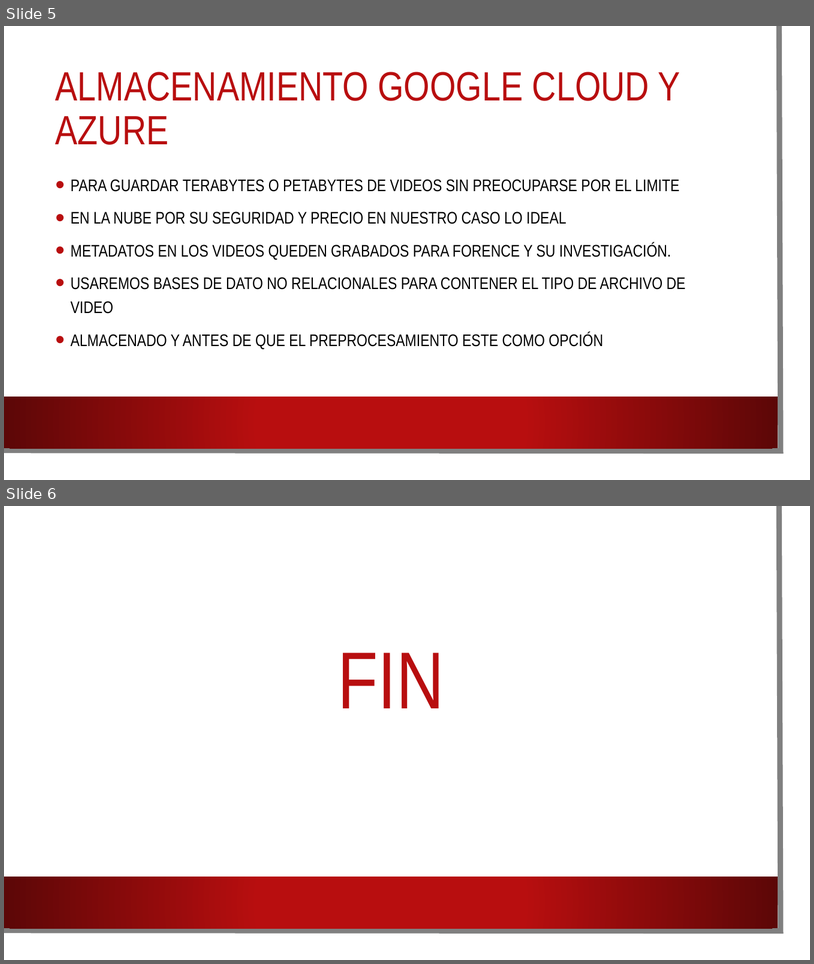
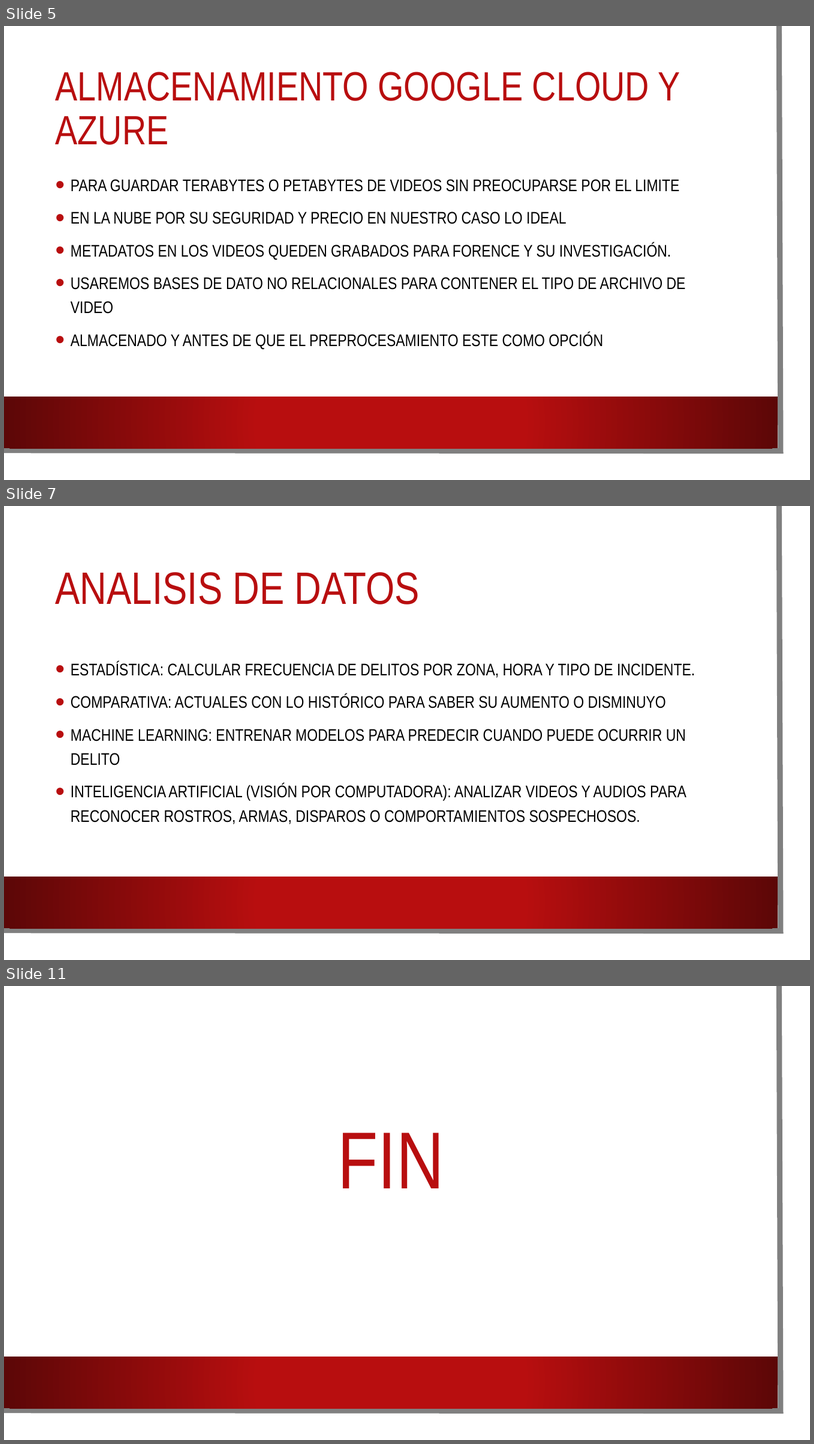
Before and after one commit to juanitoeldesastre/macrodatos, a slide deck: A02/A02.pptx. Shown one above the other, each under a label of ours: slides 5 and 6 before the commit, slides 5, 7 and 11 after it; the slides between them are not shown. The pictures are 814x964 and 814x1444 pixels, drawn with LibreOffice and Linux fonts; fonts in the diff are those of the drawing; background and template pictures are left out. Boxes give left, top, right and bottom in pixels: in the first picture for what was removed or moved away, otherwise in the second. Text is boxed around its words. In the diff, an @@ line names an element or a change of style, - is before the commit and + after.

```diff
--- a/A02/A02.pptx
+++ b/A02/A02.pptx
@@ slide 7 added at (4,506,810,960), background picture (left out); not listed: 3 template elements that a slide beside it also shows @@
@@ title added at (56,572,420,604), 54 pt, text #B80E0F @@
+ANALISIS DE DATOS
@@ text added at (71,662,695,824), 20 pt, text #000000 @@
+• ESTADÍSTICA: CALCULAR FRECUENCIA DE DELITOS POR ZONA, HORA Y TIPO DE INCIDENTE.
+• COMPARATIVA: ACTUALES CON LO HISTÓRICO PARA SABER SU AUMENTO O DISMINUYO
+• MACHINE LEARNING: ENTRENAR MODELOS PARA PREDECIR CUANDO PUEDE OCURRIR UN DELITO
+• INTELIGENCIA ARTIFICIAL (VISIÓN POR COMPUTADORA): ANALIZAR VIDEOS Y AUDIOS PARA RECONOCER ROSTROS, ARMAS, DISPAROS O COMPORTAMIENTOS SOSPECHOSOS.
@@ what was slide 6 is now slide 11 @@
```
Also in this commit, not shown: 4 other slides added.
